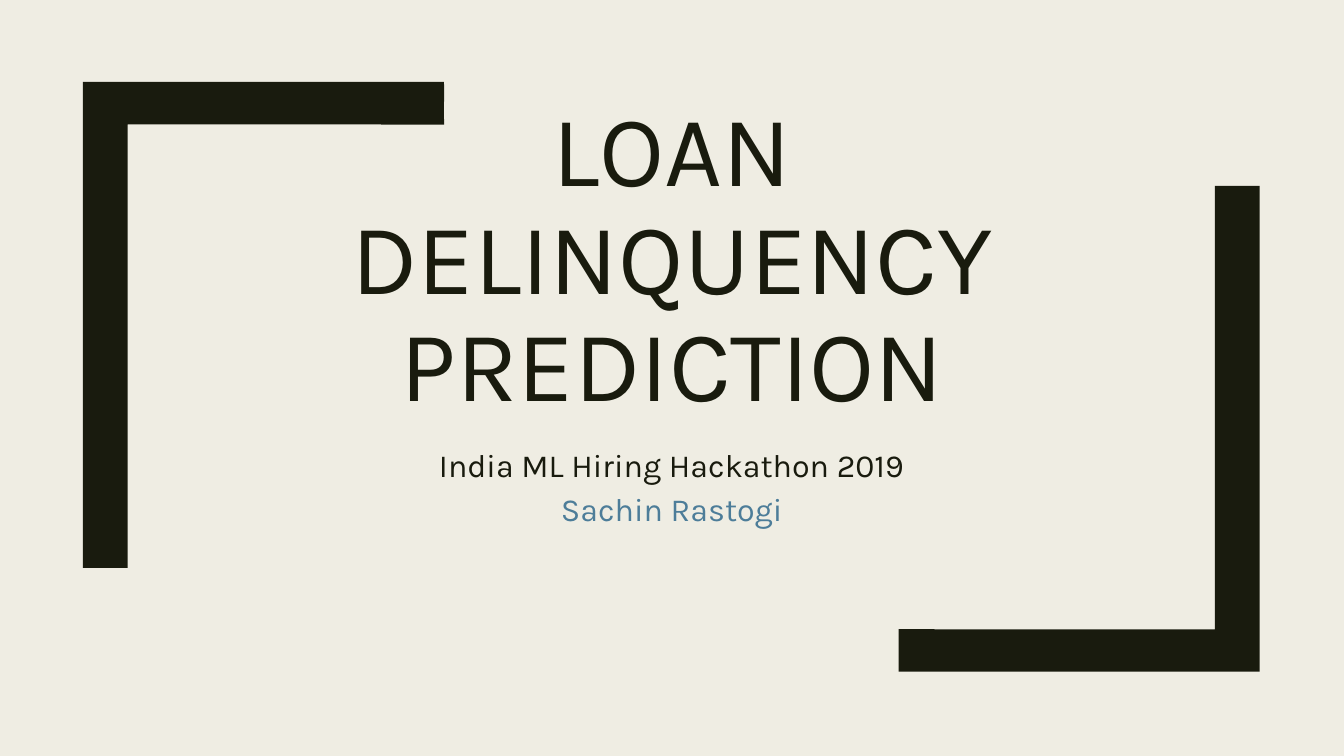
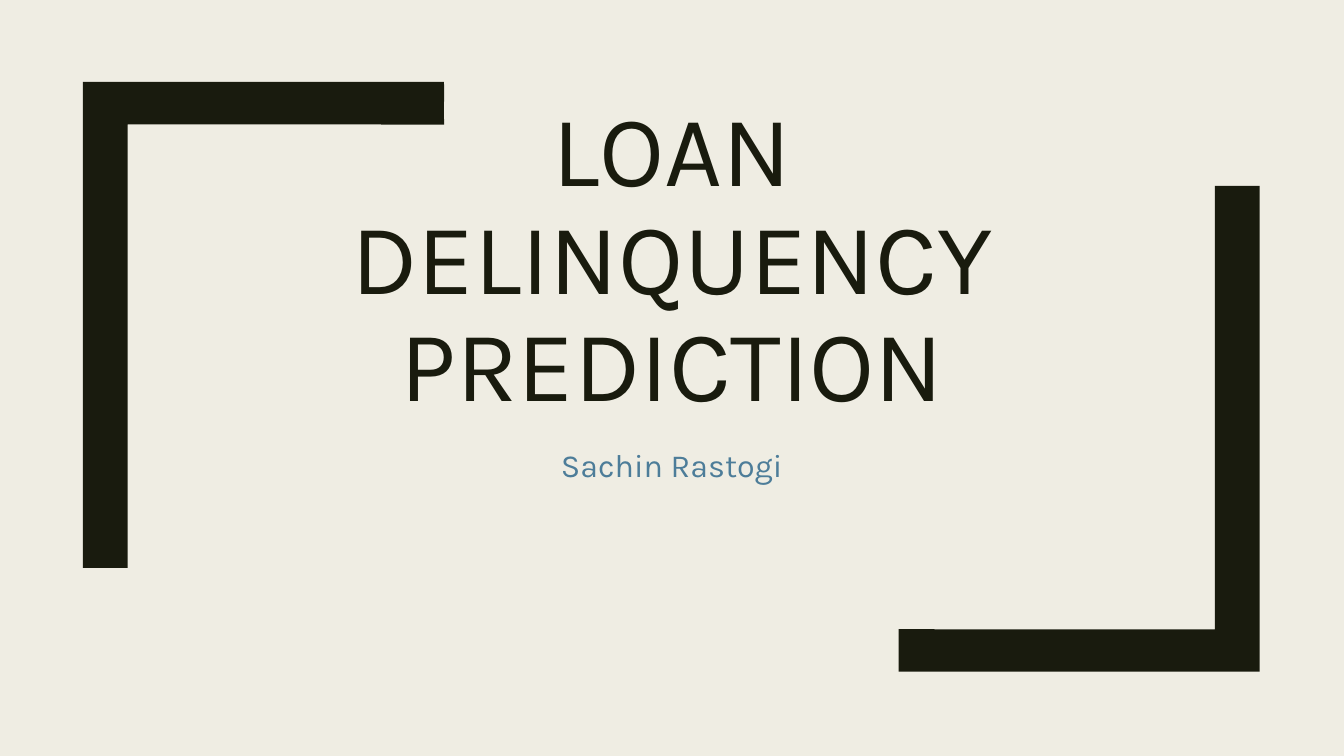
Before and after one commit to sachin-rastogi/Projects, a slide deck: slide 1 of LoanDelinquencyPrediction/Approach_Loan_Delinquency.pptx. Drawn at 1344x756 pixels with LibreOffice and Linux fonts; fonts in the diff are those of the drawing. Boxes give left, top, right and bottom in pixels: in the first picture for what was removed or moved away, otherwise in the second. Text is boxed around its words. In the diff, an @@ line names an element or a change of style, - is before the commit and + after.

```diff
--- a/LoanDelinquencyPrediction/Approach_Loan_Delinquency.pptx
+++ b/LoanDelinquencyPrediction/Approach_Loan_Delinquency.pptx
@@ subtitle at (439,455,904,485): paragraph removed @@
-India ML Hiring Hackathon 2019
```
Also in this commit, not shown: 1 other slide changed.
